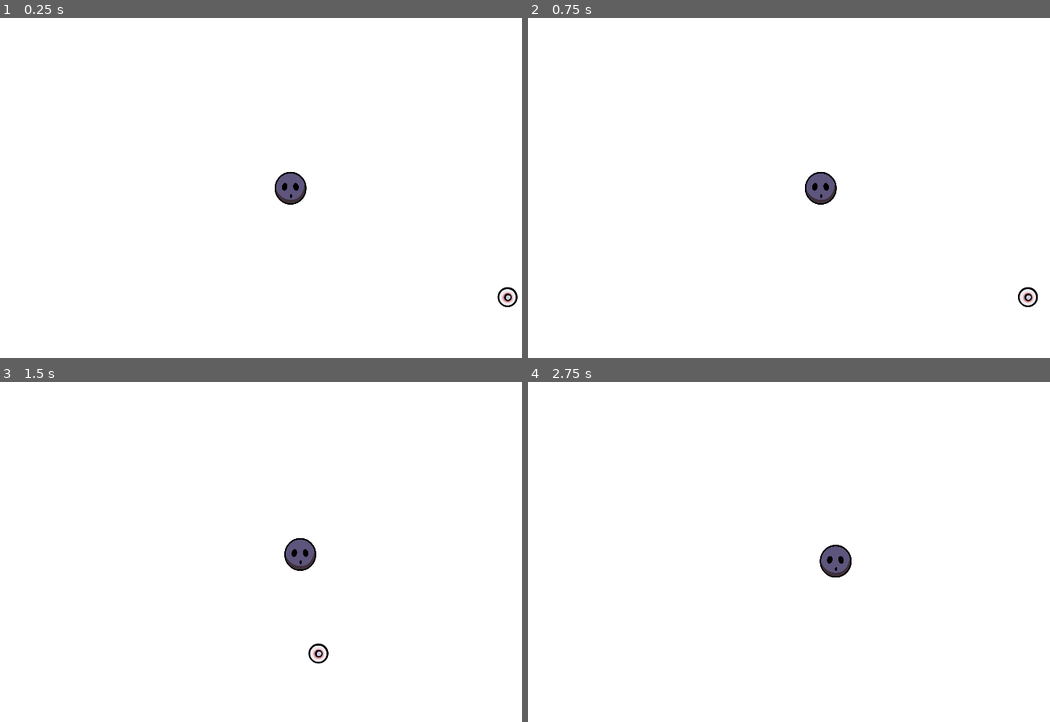
Above: before the commit, frames 1-4 (two rows, left to right).
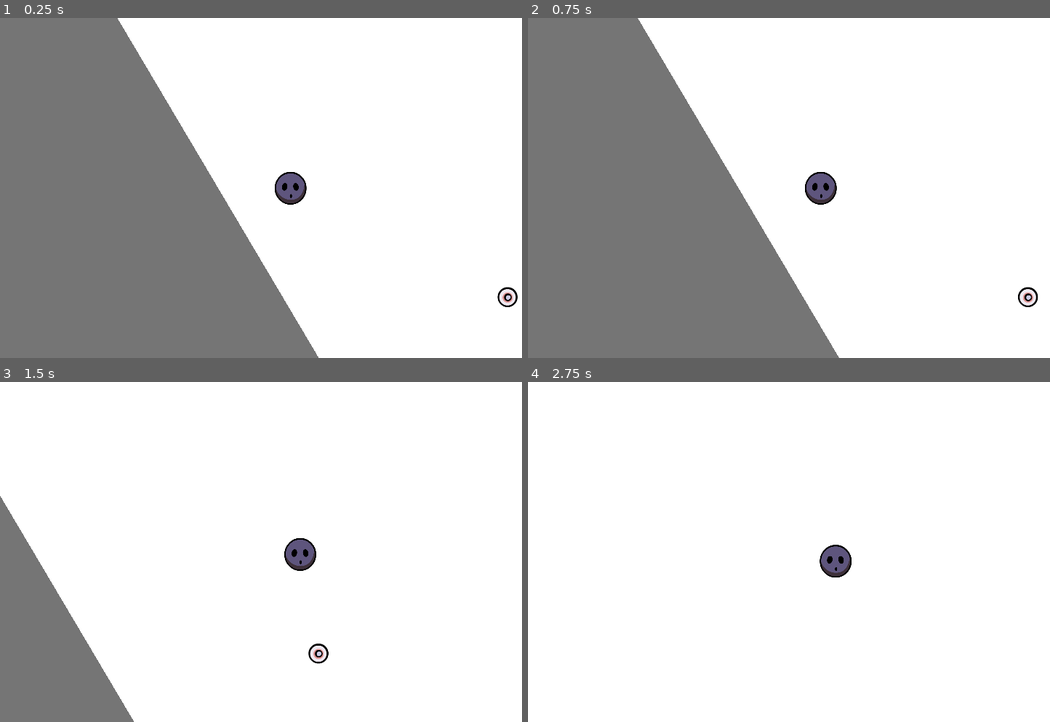
Above: after the commit, the same moments.

Repository: Rhys-Banerjee/BowlingBash
Game: Godot game, scene res://Scenes/Main.tscn
The game is run twice, just before and just after one commit, with the same random seed, the same clock (stepped at 60 frames per second) and the same inputs. The engine's default icon, where the game draws it, is replaced by a stand-in: a white triangle on a blue panel in a dark square.
Inputs:
- Up to frame 1 (0.25 s): no input
- Up to frame 2 (0.75 s): tap Enter at 0.5 s; hold Right (right) from 0.53 s (still down)
- Up to frame 3 (1.5 s): release Right (right) at 1.28 s; hold S (down) from 1.28 s (still down)
- Up to frame 4 (2.75 s): release S (down) at 2.03 s; hold Right (right) from 2.03 s (still down)

The runs differ from the first frame. In frame 1, 42% of the frame differs, in the area x 0-62%, y 0-100%; in frame 2, 40%; in frame 3, 8.6%; in frame 4, nothing differs.

Commit message:
Stuff'

Diff:
--- /dev/null
+++ b/Scenes/Main.gd
@@ -0,0 +1,7 @@
+extends Node2D
+var playerScene = preload("res://scenes/ball.tscn")
+var spawnPosition = Vector2.ZERO
+var currentPlayerNode = null
+
+func _ready():
+	pass # Replace with function body.
--- a/Scenes/Main.tscn
+++ b/Scenes/Main.tscn
@@ -1,10 +1,13 @@
-[gd_scene load_steps=4 format=2]
+[gd_scene load_steps=6 format=2]
 
 [ext_resource path="res://Scenes/ball.tscn" type="PackedScene" id=1]
 [ext_resource path="res://Scenes/pin.tscn" type="PackedScene" id=2]
 [ext_resource path="res://Scenes/Camera2D.tscn" type="PackedScene" id=3]
+[ext_resource path="res://Scenes/pits.tscn" type="PackedScene" id=4]
+[ext_resource path="res://Scenes/Main.gd" type="Script" id=5]
 
 [node name="Main" type="Node2D"]
+script = ExtResource( 5 )
 
 [node name="pin" parent="." instance=ExtResource( 2 )]
 position = Vector2( 383, 196 )
@@ -12,3 +15,9 @@
 [node name="ball" parent="." instance=ExtResource( 1 )]
 
 [node name="Camera2D" parent="." instance=ExtResource( 3 )]
+
+[node name="pits" parent="." instance=ExtResource( 4 )]
+modulate = Color( 0, 0, 0, 0.537255 )
+position = Vector2( -458, 222 )
+rotation = -0.533962
+scale = Vector2( 12.4068, 16.4594 )
--- /dev/null
+++ b/Scenes/pits.tscn
@@ -0,0 +1,8 @@
+[gd_scene load_steps=2 format=2]
+
+[ext_resource path="res://icon.png" type="Texture" id=1]
+
+[node name="pits" type="Node2D"]
+
+[node name="Sprite" type="Sprite" parent="."]
+texture = ExtResource( 1 )
Not shown, changed: icon.png.import
